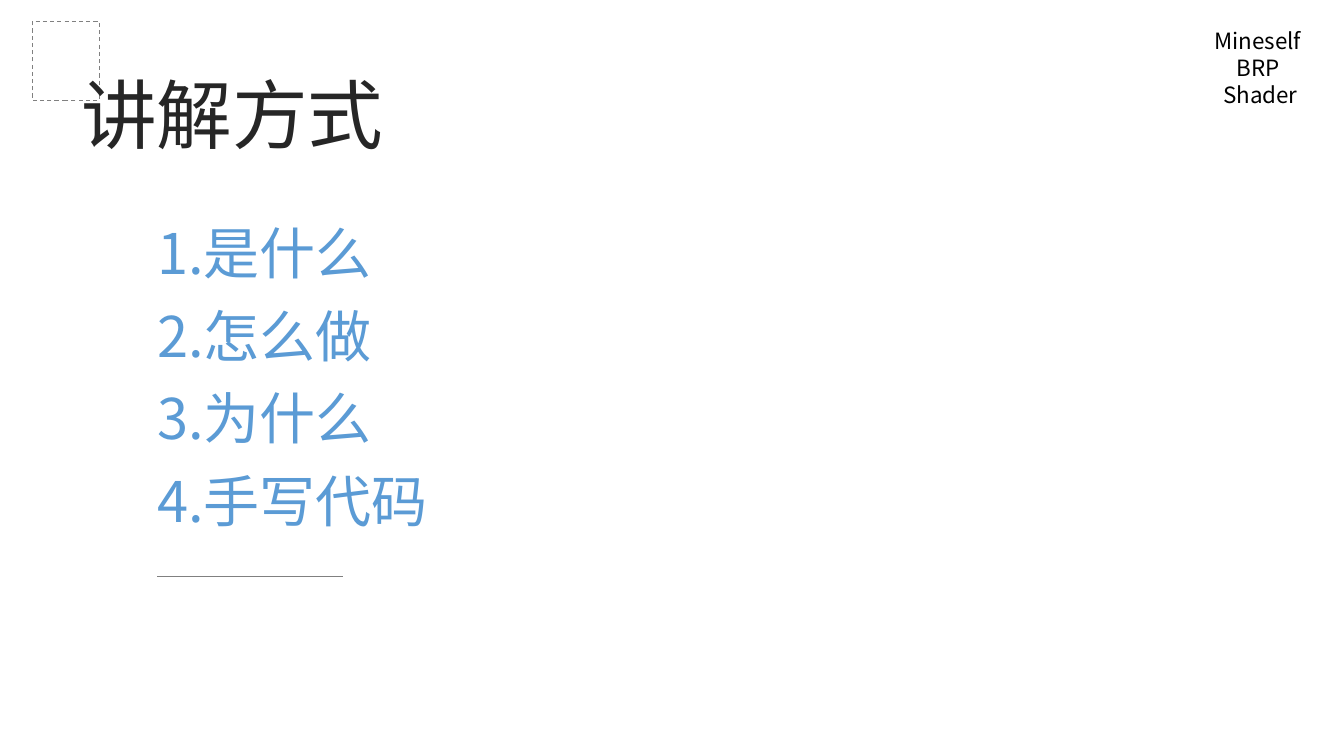
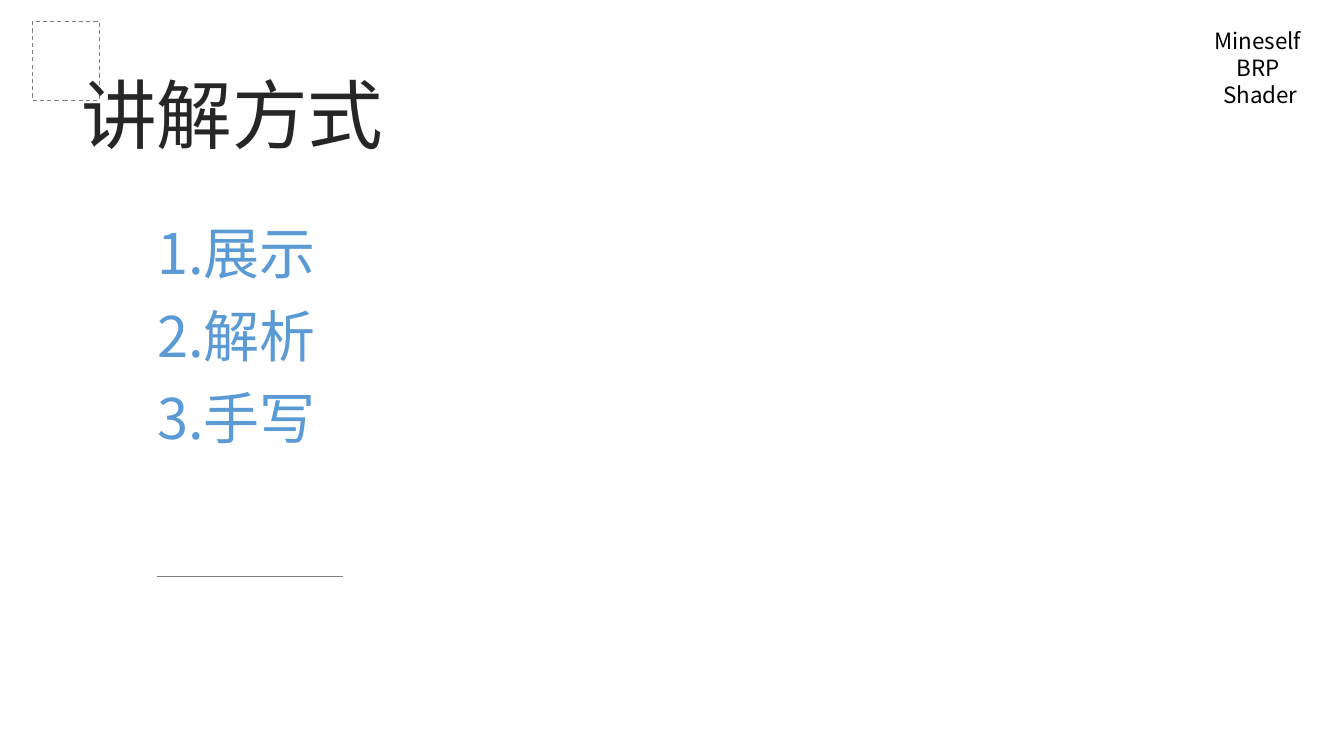
Before and after one commit to mineselfQAQ/MineselfBRPShader, a slide deck: slide 4 of PPT/0-前言.pptx. Drawn at 1344x756 pixels with LibreOffice and Linux fonts; fonts in the diff are those of the drawing. Boxes give left, top, right and bottom in pixels: in the first picture for what was removed or moved away, otherwise in the second. Text is boxed around its words. In the diff, an @@ line names an element or a change of style, - is before the commit and + after.

```diff
--- a/PPT/0-前言.pptx
+++ b/PPT/0-前言.pptx
@@ text at box(157, 229, 316, 279): text changed @@
-1.是什么
+1.展示
@@ text at box(157, 310, 316, 362): text changed @@
-2.怎么做
+2.解析
@@ text at box(157, 392, 316, 444): text changed @@
-3.为什么
+3.手写
@@ text removed at box(157, 475, 427, 527) @@
-4.手写代码
```
Also in this commit, not shown: 1 other slide changed, 5 other files.
